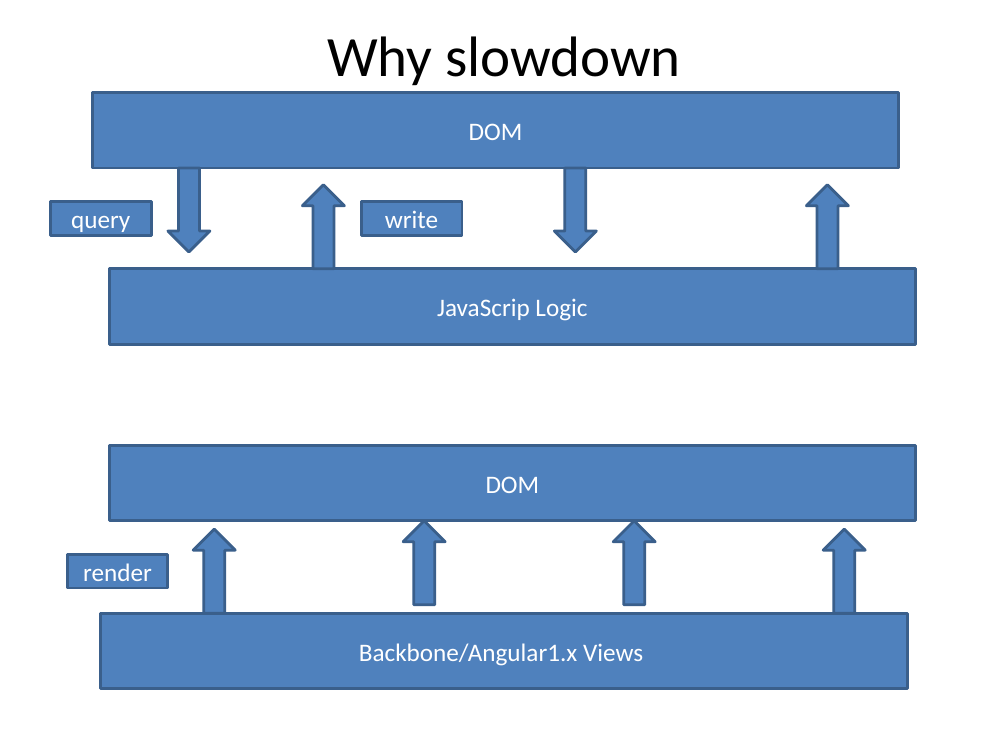
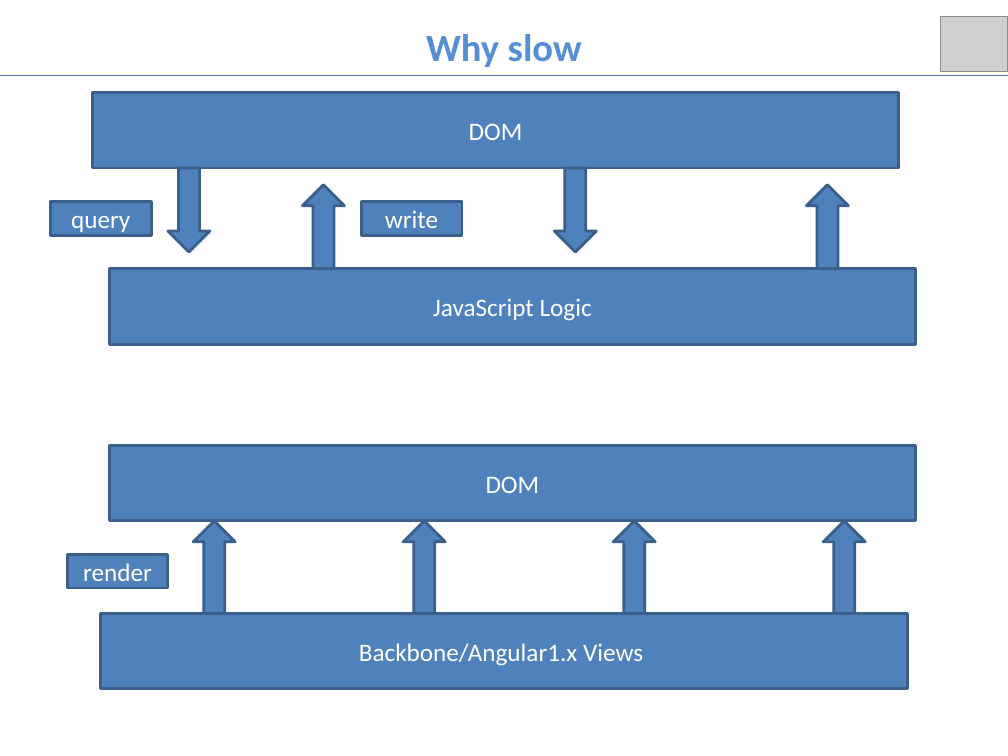
Before and after one commit to princeantony/react-todo-list, a slide deck: slide 4 of React-Redux.pptx (slide 5 before the commit). Drawn at 1008x756 pixels with LibreOffice and Linux fonts; fonts in the diff are those of the drawing; grey boxes stand for pictures. Boxes give left, top, right and bottom in pixels: in the first picture for what was removed or moved away, otherwise in the second. Text is boxed around its words. In the diff, an @@ line names an element or a change of style, - is before the commit and + after.

```diff
--- a/React-Redux.pptx
+++ b/React-Redux.pptx
@@ picture added at (x1=940, y1=17, x2=1008, y2=72) @@
@@ text at (x1=426, y1=34, x2=582, y2=67): text changed; size 40.7 to 27.5 pt; text colour #000000 to #558ED5; bold on @@
-Why slowdown
+Why slow
@@ line added from (0, 76) to (1008, 76), #4B7EBC 0.75 pt @@
@@ text in rectangle at (x1=433, y1=298, x2=592, y2=321): text changed @@
-JavaScrip Logic
+JavaScript Logic
@@ down arrow resized from (x1=194, y1=529, x2=236, y2=613) to (x1=194, y1=521, x2=236, y2=614) @@
@@ down arrow resized from (x1=403, y1=521, x2=446, y2=605) to (x1=403, y1=521, x2=446, y2=614) @@
@@ down arrow resized from (x1=613, y1=521, x2=655, y2=605) to (x1=613, y1=521, x2=655, y2=614) @@
@@ down arrow resized from (x1=824, y1=529, x2=866, y2=613) to (x1=824, y1=521, x2=866, y2=614) @@
```
Also in this commit, not shown: 3 other slides changed, 7 slides added, 6 slides removed.
